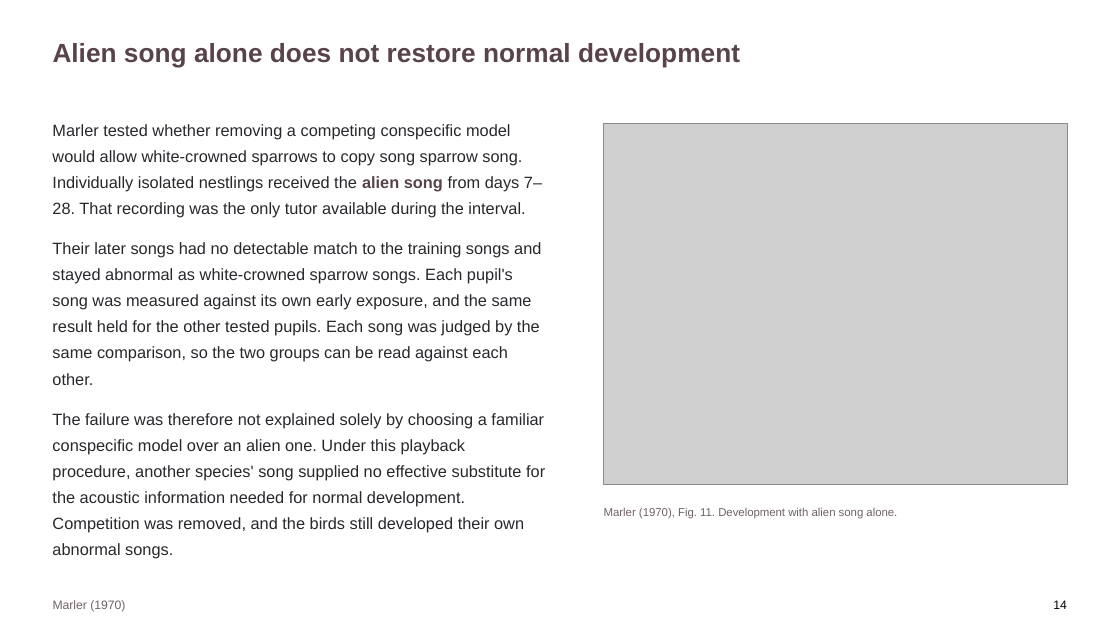
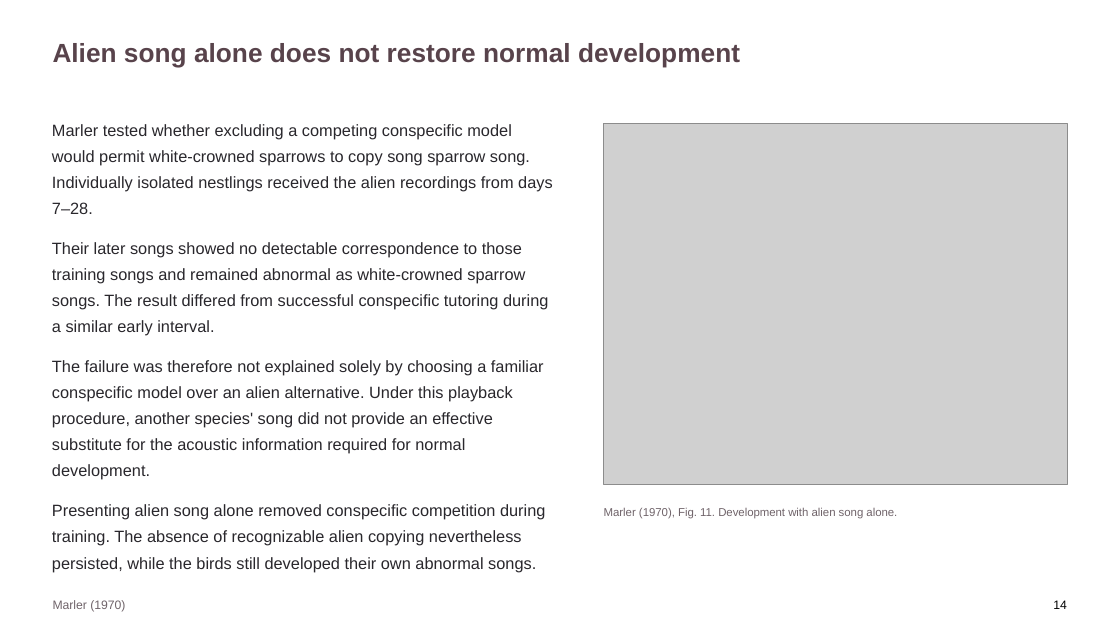
Before and after one commit to jordanxxlopez/NEUROETHOLOGY, a slide deck: slide 18 of scaffolded/Neuroethology_Lecture33_FA2026_SCAFFOLDED.pptx. Drawn at 1120x630 pixels with LibreOffice and Linux fonts; fonts in the diff are those of the drawing; grey boxes stand for pictures. Boxes give left, top, right and bottom in pixels: in the first picture for what was removed or moved away, otherwise in the second. Text is boxed around its words. In the diff, an @@ line names an element or a change of style, - is before the commit and + after.

```diff
--- a/scaffolded/Neuroethology_Lecture33_FA2026_SCAFFOLDED.pptx
+++ b/scaffolded/Neuroethology_Lecture33_FA2026_SCAFFOLDED.pptx
@@ text at <box>52,124,553,572</box>: text changed @@
-Marler tested whether removing a competing conspecific model would allow white-crowned sparrows to copy song sparrow song. Individually isolated nestlings received the alien song from days 7–28. That recording was the only tutor available during the interval.
-Their later songs had no detectable match to the training songs and stayed abnormal as white-crowned sparrow songs. Each pupil's song was measured against its own early exposure, and the same result held for the other tested pupils. Each song was judged by the same comparison, so the two groups can be read against each other.
-The failure was therefore not explained solely by choosing a familiar conspecific model over an alien one. Under this playback procedure, another species' song supplied no effective substitute for the acoustic information needed for normal development. Competition was removed, and the birds still developed their own abnormal songs.
+Marler tested whether excluding a competing conspecific model would permit white-crowned sparrows to copy song sparrow song. Individually isolated nestlings received the alien recordings from days 7–28.
+Their later songs showed no detectable correspondence to those training songs and remained abnormal as white-crowned sparrow songs. The result differed from successful conspecific tutoring during a similar early interval.
+The failure was therefore not explained solely by choosing a familiar conspecific model over an alien alternative. Under this playback procedure, another species' song did not provide an effective substitute for the acoustic information required for normal development.
+Presenting alien song alone removed conspecific competition during training. The absence of recognizable alien copying nevertheless persisted, while the birds still developed their own abnormal songs.
```
Also in this commit, not shown: 57 other slides changed, 8 other files.
